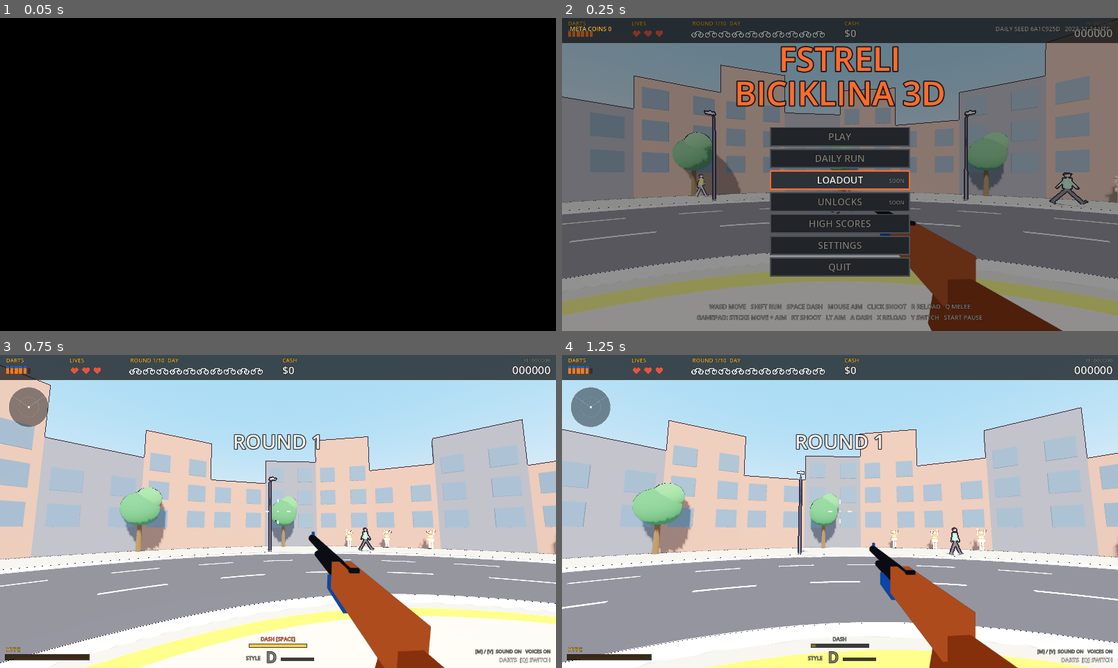
Above: before the commit, frames 1-4 (two rows, left to right).
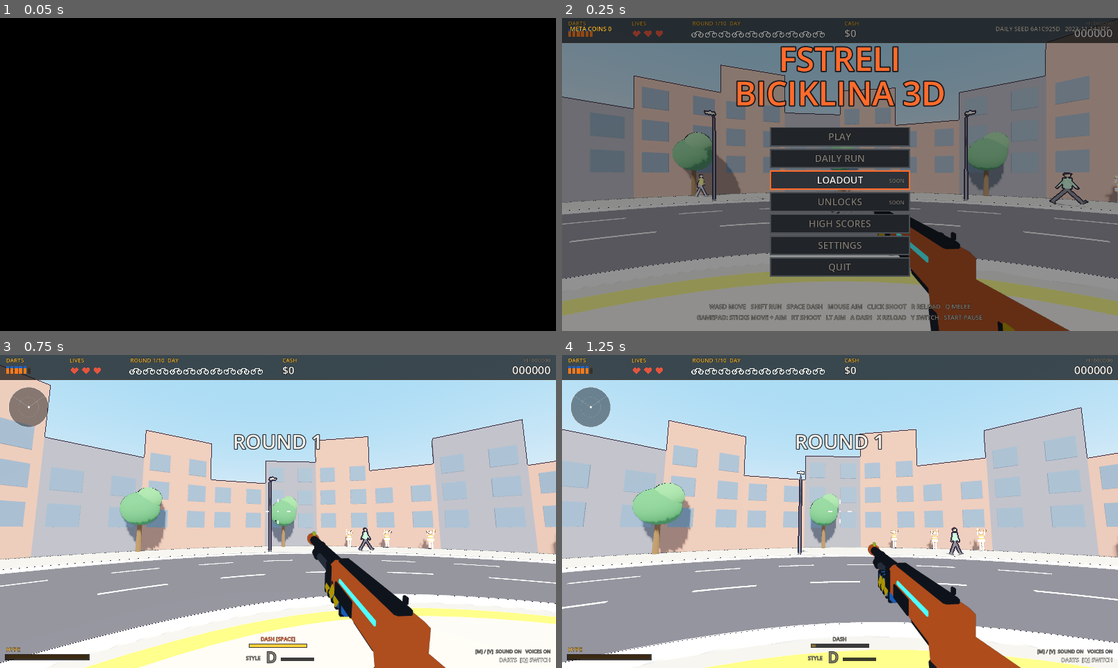
Above: after the commit, the same moments.

Repository: GVihi/FstreliBiciklina3D
Game: Godot game, scene res://main.tscn
The game is run twice, just before and just after one commit, with the same random seed, the same clock (stepped at 60 frames per second) and the same inputs.
Inputs (mouse positions are in pixels of both pictures, inside the frame that each line leads up to):
- Up to frame 1 (0.05 s): no input
- Up to frame 2 (0.25 s): no input
- Up to frame 3 (0.75 s): tap Enter at 0.5 s; move the mouse to (400, 495) at 0.52 s; hold Right from 0.53 s (still down); tap R at 0.6 s; click (400, 495) at 0.67 s
- Up to frame 4 (1.25 s): keep holding Right; tap Space at 0.77 s

Frame 1 is identical in both runs. In frame 2, 0.9% of the frame differs, in the area x 55-92%, y 61-100%; in frame 3, 1.8%; in frame 4, 2.1%, in the area x 55-83%, y 59-100%.

Commit message:
Add a chunky low-poly dart gun model and load it in game
Roadmap item F2: "Chunky low-poly gun model with a hand-painted texture".

- tools/models/models/dart_gun.py: bevelled safety-orange pump shotgun
  with a dark-metal barrel, blue pump slide, hazard-yellow slashes and
  glowing cyan strips. 1,848 tris against the 10,000 viewmodel budget.
- Same size and layout as the old procedural gun, barrel to -Z, so the
  viewmodel placement, muzzle point and pump animation are unchanged.
- The pump slide is its own mesh, already at (0, -0.05, -0.30).
- assets/models/dart_gun.glb and docs/model_previews/dart_gun.png are the
  build output.
- scripts/models.gd: build_gun() loads the .glb; GUN_MODEL_GLB = false
  or a failed load falls back to the procedural gun. Muzzle and flash
  light moved into a shared _finish_gun().

Not ticked in the README: needs the owner's in-game check, and the
hand-painted texture is not supported by the model pipeline yet (the gun
uses the shared palette materials). Godot could not be run here.

Co-Authored-By: Claude Sonnet 5.5 <noreply@anthropic.com>
Claude-Session: https://claude.ai/code/session_01ERiY165C6WvgUz7dn68bP3

Diff:
--- a/scripts/models.gd
+++ b/scripts/models.gd
@@ -209,7 +209,55 @@
 # ------------------------------------------------------------------
 #  Foam-dart pump shotgun (first-person viewmodel). Barrel points to -Z.
 # ------------------------------------------------------------------
+const GUN_MODEL_GLB = true     # Milestone F2: the gun comes from assets/models/dart_gun.glb; false = the procedural gun below
+const GUN_MODEL_PATH = "res://assets/models/dart_gun.glb"
+
 static func build_gun() -> Dictionary:
+	if GUN_MODEL_GLB:
+		var d = _build_gun_from_glb()
+		if not d.is_empty():
+			return d
+		push_warning("dart_gun.glb could not be loaded, using the procedural gun")
+	return _build_gun_procedural()
+
+# The modelled gun (tools/models/models/dart_gun.py). The .glb holds two meshes: "dart_gun" (everything fixed) and
+# "pump" (the slide, already placed at (0, -0.05, -0.30) like the procedural pump). The barrel points to -Z.
+static func _build_gun_from_glb() -> Dictionary:
+	if not ResourceLoader.exists(GUN_MODEL_PATH):
+		return {}
+	var scene = load(GUN_MODEL_PATH)
+	if not (scene is PackedScene):
+		return {}
+	var inst: Node = scene.instantiate()
+	var body = inst.get_node_or_null("dart_gun")
+	var pump = inst.get_node_or_null("pump")
+	if not (body is Node3D) or not (pump is Node3D):
+		inst.free()
+		return {}
+	var root = Node3D.new()
+	inst.remove_child(body)
+	inst.remove_child(pump)
+	inst.free()
+	root.add_child(body)
+	root.add_child(pump)
+	return _finish_gun(root, pump)
+
+# the muzzle point and the muzzle-flash light, shared by the modelled and the procedural gun
+static func _finish_gun(root: Node3D, pump: Node3D) -> Dictionary:
+	var muzzle = Node3D.new()
+	muzzle.position = Vector3(0, 0.03, -0.66)
+	root.add_child(muzzle)
+	var light = OmniLight3D.new()
+	light.omni_range = 6.0
+	light.light_color = Color(1.0, 0.8, 0.5)
+	light.light_energy = 0.0
+	muzzle.add_child(light)
+	for ch in root.get_children():
+		if ch is MeshInstance3D:
+			ch.cast_shadow = GeometryInstance3D.SHADOW_CASTING_SETTING_OFF
+	return {"root": root, "pump": pump, "muzzle": muzzle, "light": light}
+
+static func _build_gun_procedural() -> Dictionary:
 	var root = Node3D.new()
 	var orange = Util.mat(Color.html("#ff6a2b"), 0.5)
 	var orange_d = Util.mat(Color.html("#c24a16"), 0.5)
@@ -229,19 +277,7 @@
 	grip.rotation.x = 0.25
 	var pump = Util.box(root, Vector3(0.06, 0.055, 0.16), Vector3(0, -0.05, -0.30), blue)  # animated slide
 
-	var muzzle = Node3D.new()
-	muzzle.position = Vector3(0, 0.03, -0.66)
-	root.add_child(muzzle)
-	var light = OmniLight3D.new()
-	light.omni_range = 6.0
-	light.light_color = Color(1.0, 0.8, 0.5)
-	light.light_energy = 0.0
-	muzzle.add_child(light)
-
-	for ch in root.get_children():
-		if ch is MeshInstance3D:
-			ch.cast_shadow = GeometryInstance3D.SHADOW_CASTING_SETTING_OFF
-	return {"root": root, "pump": pump, "muzzle": muzzle, "light": light}
+	return _finish_gun(root, pump)
 
 # ------------------------------------------------------------------
 #  v4 additions: bosses, angry cyclist, phone, rubber, cheerleaders, pickups
Binary file added: assets/models/dart_gun.glb
Binary file added: docs/model_previews/dart_gun.png
Not shown, changed: README.md
Not shown, added: tools/models/models/dart_gun.py
